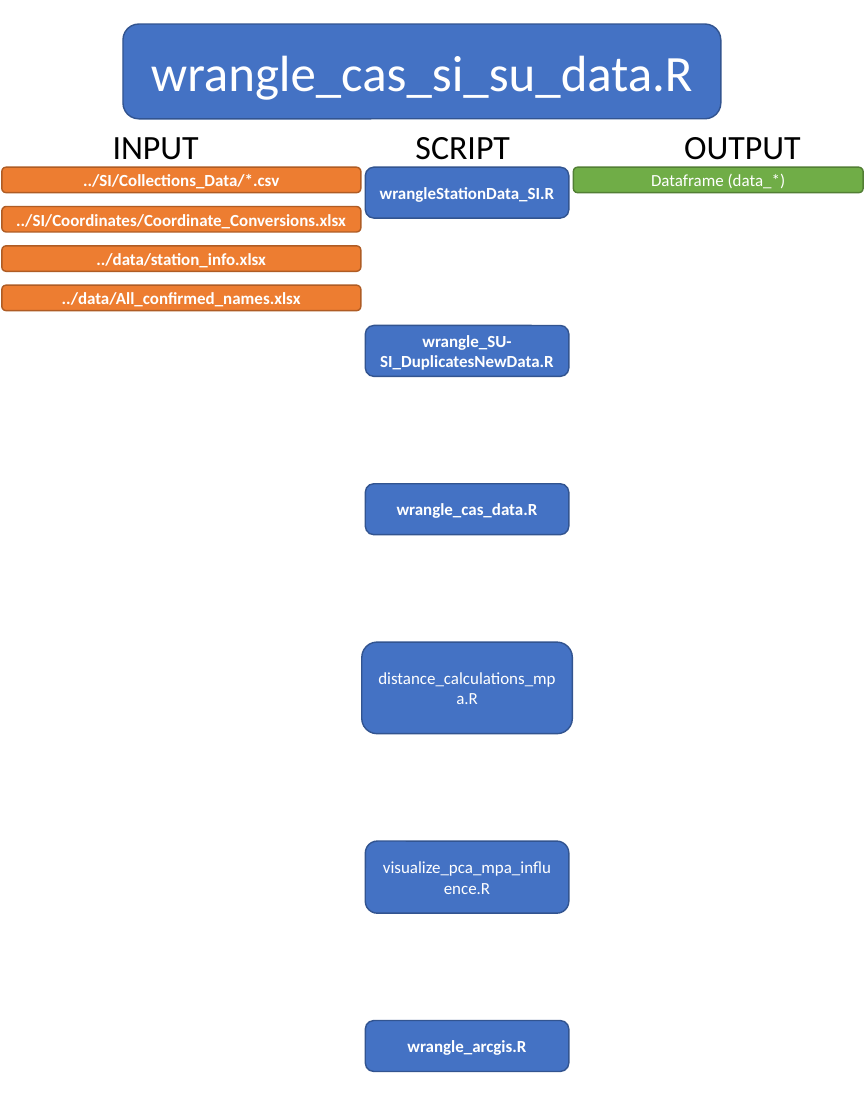
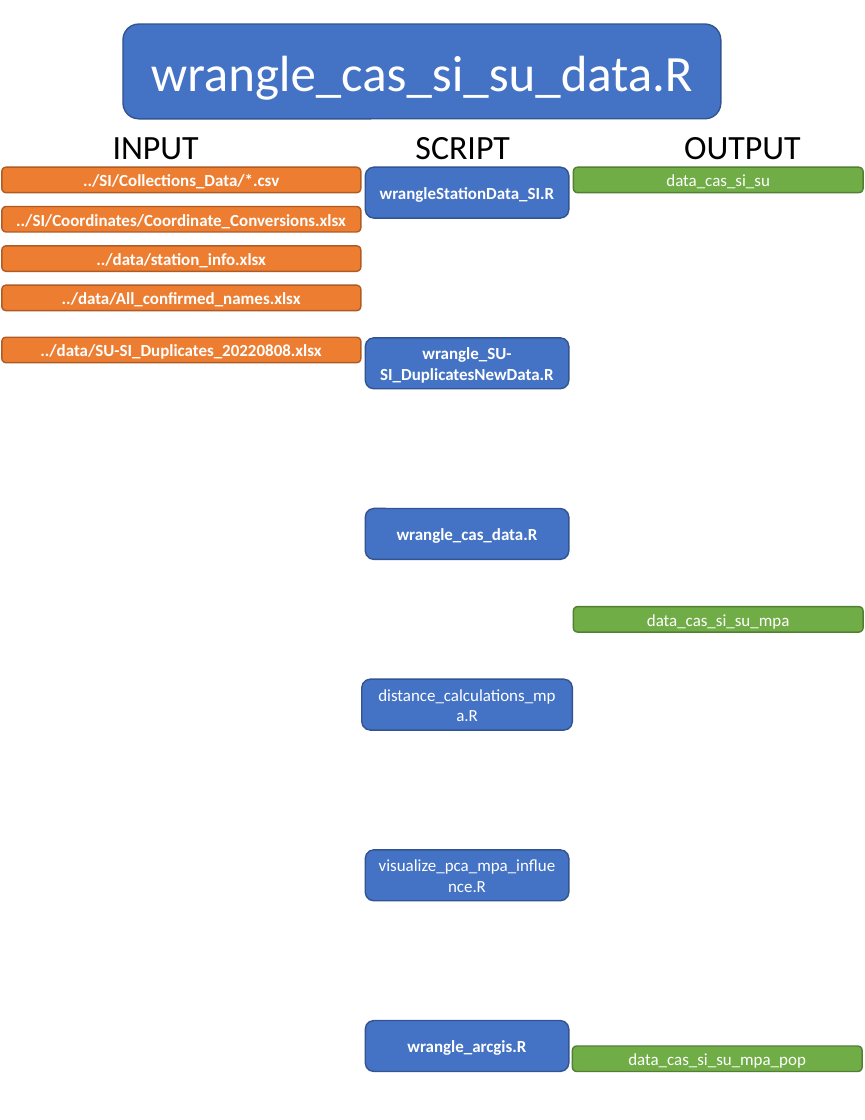
Before and after one commit to philippinespire/fish_biodiversity, a slide deck: slide 3 of scripts/flowchart_scripts.pptx. Drawn at 865x1120 pixels with LibreOffice and Linux fonts; fonts in the diff are those of the drawing. Boxes give left, top, right and bottom in pixels: in the first picture for what was removed or moved away, otherwise in the second. Text is boxed around its words. In the diff, an @@ line names an element or a change of style, - is before the commit and + after.

```diff
--- a/scripts/flowchart_scripts.pptx
+++ b/scripts/flowchart_scripts.pptx
@@ text in rounded rectangle at [666, 174, 770, 189]: text changed @@
-Dataframe (data_*)
+data_cas_si_su
@@ rounded rectangle added at [2, 337, 361, 362], fill #ED7D31, outline #AF5C24 1 pt, 12 pt, text #FFFFFF, bold @@
+../data/SU-SI_Duplicates_20220808.xlsx
@@ rounded rectangle "wrangle_SU-SI_DuplicatesNewData.R": place and size @@
-rounded rectangle "wrangle_SU-SI_DuplicatesNewData.R" at [365, 326, 569, 377]
+rounded rectangle "wrangle_SU-SI_DuplicatesNewData.R" at [365, 338, 569, 389]
@@ rounded rectangle "wrangle_cas_data.R": place and size @@
-rounded rectangle "wrangle_cas_data.R" at [365, 483, 569, 534]
+rounded rectangle "wrangle_cas_data.R" at [365, 508, 569, 559]
@@ rounded rectangle added at [573, 607, 863, 632], fill #70AD47, outline #538035 1 pt, 12 pt, text #FFFFFF @@
+data_cas_si_su_mpa
@@ rounded rectangle "distance_calculations_mpa.R": place and size @@
-rounded rectangle "distance_calculations_mpa.R" at [362, 642, 573, 734]
+rounded rectangle "distance_calculations_mpa.R" at [362, 679, 573, 730]
@@ rounded rectangle "visualize_pca_mpa_influence.R": place and size @@
-rounded rectangle "visualize_pca_mpa_influence.R" at [365, 841, 569, 913]
+rounded rectangle "visualize_pca_mpa_influence.R" at [365, 850, 569, 901]
@@ rounded rectangle added at [572, 1045, 862, 1071], fill #70AD47, outline #538035 1 pt, 12 pt, text #FFFFFF @@
+data_cas_si_su_mpa_pop
```
Also in this commit, not shown: 2 slides added, 2 other files.
